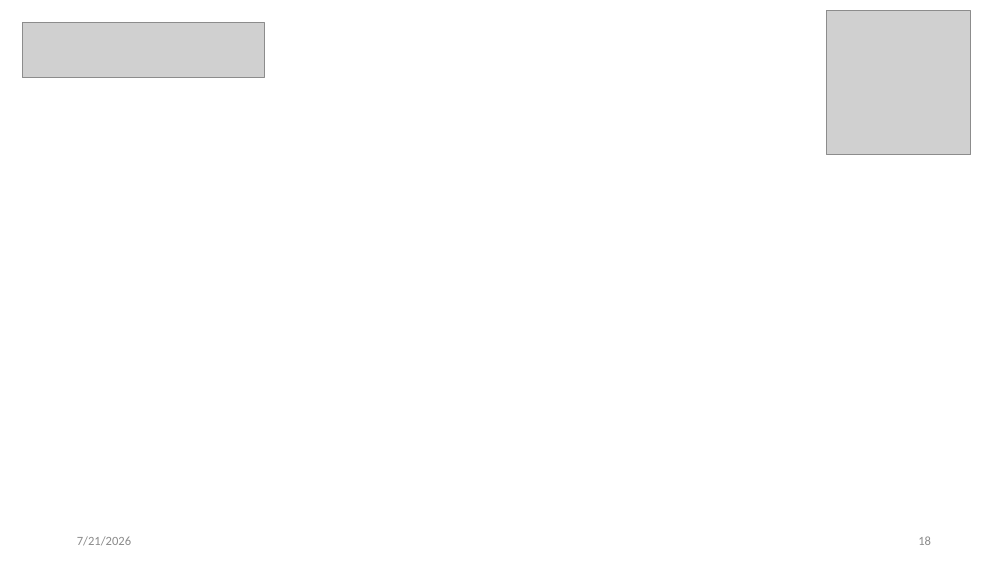
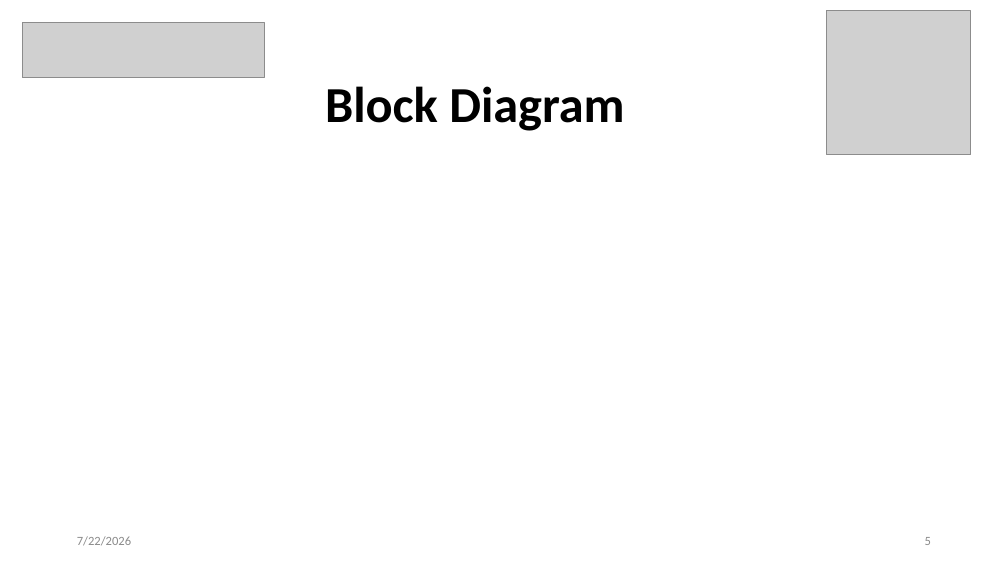
Before and after one commit to matangranottau/Final_Project, a slide deck: slide 5 of final presentation.pptx (slide 18 before the commit). Drawn at 1008x567 pixels with LibreOffice and Linux fonts; fonts in the diff are those of the drawing; grey boxes stand for pictures. Boxes give left, top, right and bottom in pixels: in the first picture for what was removed or moved away, otherwise in the second. Text is boxed around its words. In the diff, an @@ line names an element or a change of style, - is before the commit and + after.

```diff
--- a/final presentation.pptx
+++ b/final presentation.pptx
@@ text added at box(325, 86, 624, 131), 48 pt, text #000000, bold @@
+Block Diagram
@@ text at box(77, 536, 131, 546): text changed @@
-7/21/2026
+7/22/2026
@@ page number at box(925, 537, 931, 545): text changed @@
-18
+5
```
Also in this commit, not shown: 15 other slides changed, 2 slides added, 2 slides removed, 1 other file.
